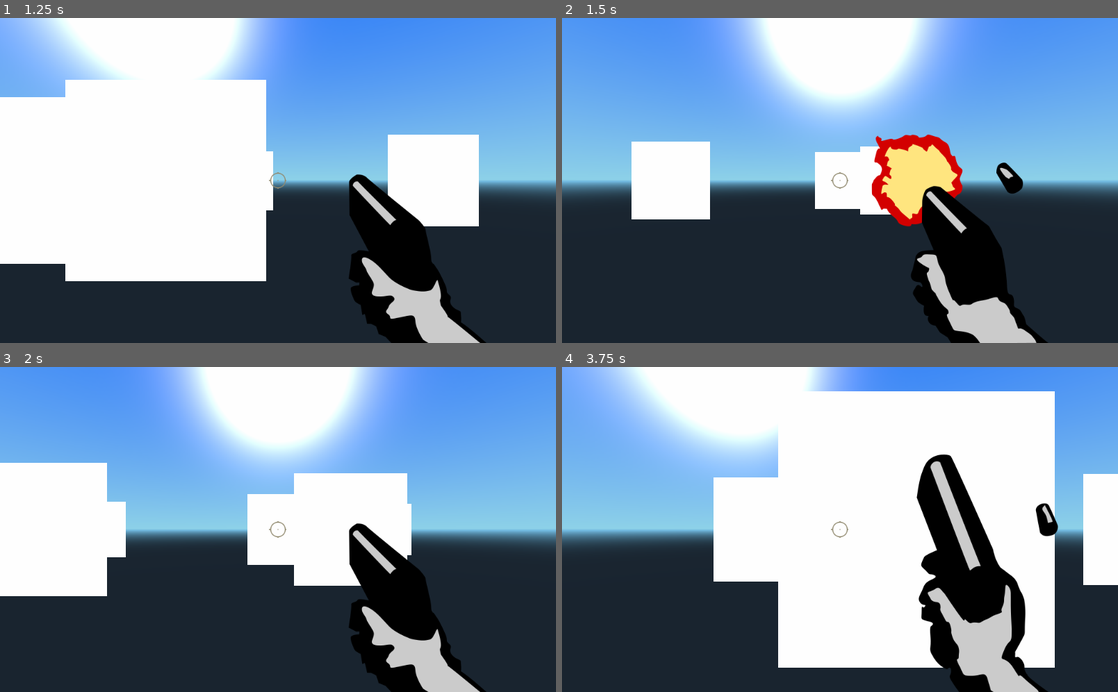
Above: before the commit, frames 1-4 (two rows, left to right).
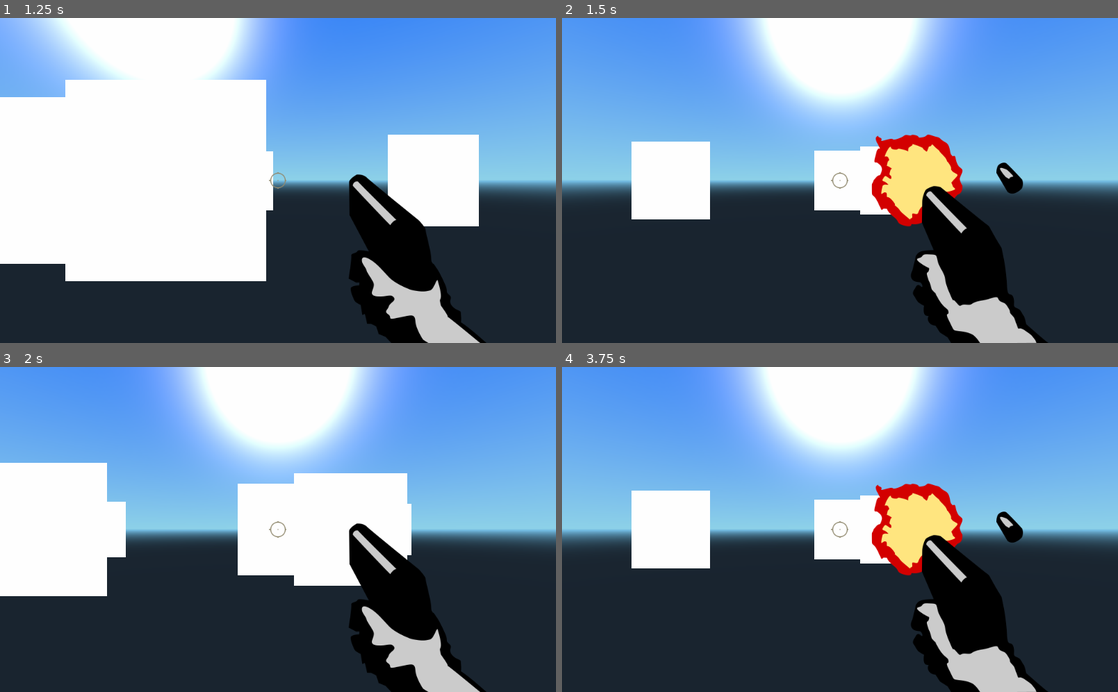
Above: after the commit, the same moments.

Repository: namanjainv/game-design
Game: Godot game, scene res://World.tscn
The game is run twice, just before and just after one commit, with the same random seed, the same clock (stepped at 60 frames per second) and the same inputs.
Inputs (mouse positions are in pixels of both pictures, inside the frame that each line leads up to):
- Up to frame 1 (1.25 s): move the mouse to (305, 180) at 0.52 s; press the mouse at (305, 180) at 0.53 s; hold W (move_forwards) from 0.53 s (still down)
- Up to frame 2 (1.5 s): keep holding W (move_forwards); move the mouse to (812, 180) at 1.27 s; release the mouse at (812, 180) at 1.28 s; click (812, 180) at 1.35 s
- Up to frame 3 (2 s): keep holding W (move_forwards)
- Up to frame 4 (3.75 s): keep holding W (move_forwards); move the mouse to (851, 523) at 2.02 s; press the mouse at (851, 523) at 2.03 s; move the mouse to (834, 536) at 2.77 s; release the mouse at (834, 536) at 2.78 s; click (834, 536) at 2.85 s; move the mouse to (878, 532) at 3.52 s; press the mouse at (878, 532) at 3.53 s

Frame 1 is identical in both runs. In frame 2, less than 0.1% of the frame differs, in the area x 45-54%, y 40-60%; in frame 3, 1.0%; in frame 4, 56%, in the area x 0-100%, y 0-100%.

Commit message:
Adding double hit to kill a zombie

Diff:
--- a/Assignment 1/Doom Clone/Zombie.gd
+++ b/Assignment 1/Doom Clone/Zombie.gd
@@ -1,12 +1,15 @@
 extends KinematicBody
 
 const MOVE_SPEED = 3
+const RAND_MOVEMENT_DISTANCE = 2
 
 onready var raycast = $RayCast
 onready var anim_player = $AnimationPlayer
 
 var player = null
 var dead = false
+var HITS_TO_DIE = 2
+var SENSE_DISTANCE = null
 
 func _ready():
 	anim_player.play("walk")
@@ -30,9 +33,11 @@
 			coll.kill()
 
 func kill():
-	dead = true
-	$CollisionShape.disabled = true
-	anim_player.play("die")
+	HITS_TO_DIE = HITS_TO_DIE - 1
+	if HITS_TO_DIE == 0:
+		dead = true
+		$CollisionShape.disabled = true
+		anim_player.play("die")
 
 func set_player(p):
 	player = p
